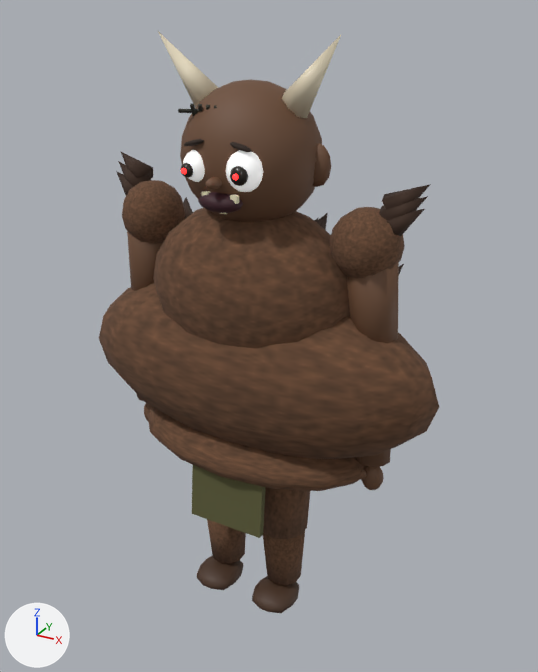
Renders of the glTF model src/Bertahan/Assets/Models/zombie_genderuwo.glb from each side of a commit.
Camera for both pictures: a camera (50 mm lens) standing at (1.49, -2.58, 2.65) and looking at (0.05, 0.04, 1.33). Lighting does not change. The marker at lower left points along +X, +Y and +Z. The older version comes first. Vertices at exactly the same position are counted once.

The first picture shows 'genderuwo'.
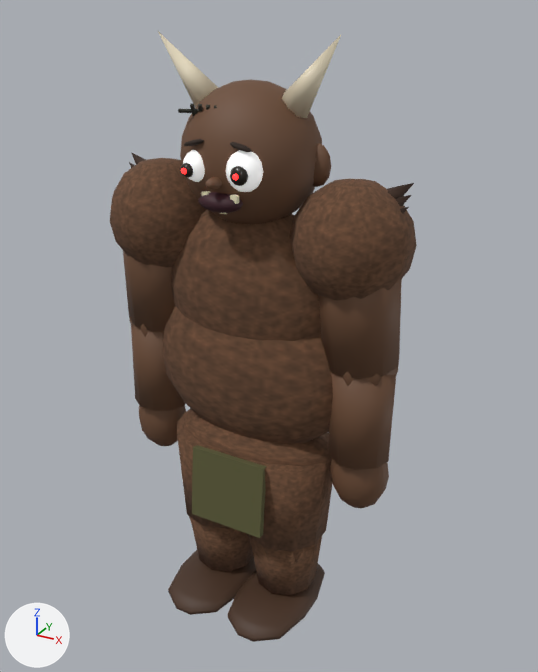
Location of each change, (x1, y1, x2, y2) in pixels of the pictures (538 x 672 px; the box of a moved part takes in the faces that stretch with it):
'genderuwo', reshaped (10% narrower): before (99, 30, 439, 613); after (110, 30, 417, 642)
part 1 of me_genderuwo, moved or reshaped (not visible before): after (330, 368, 398, 386)
part 2 of me_genderuwo, moved or reshaped: before (361, 466, 384, 490); after (330, 459, 389, 508)
part 3 of me_genderuwo, moved or reshaped (not visible before): after (129, 318, 165, 337)
part 4 of me_genderuwo, moved or reshaped (mostly hidden before): before (144, 403, 155, 421); after (139, 405, 186, 447)
part 5 of me_genderuwo, moved or reshaped: before (153, 208, 350, 348); after (170, 209, 321, 341)
part 6 of me_genderuwo, moved or reshaped: before (99, 283, 439, 459); after (162, 306, 333, 444)
part 7 of me_genderuwo, moved or reshaped: before (122, 180, 185, 244); after (110, 158, 207, 267)
part 8 of me_genderuwo, moved or reshaped: before (329, 207, 405, 278); after (290, 179, 417, 300)
part 9 of me_genderuwo, moved or reshaped: before (263, 487, 310, 540); after (245, 433, 333, 552)
part 10 of me_genderuwo, moved or reshaped (mostly hidden): before (268, 532, 304, 545); after (249, 537, 321, 563)
part 11 of me_genderuwo, moved or reshaped: before (263, 531, 305, 586); after (250, 536, 322, 596)
part 12 of me_genderuwo, moved or reshaped (not visible before): after (177, 419, 230, 528)
part 13 of me_genderuwo, moved or reshaped (not visible before): after (188, 515, 238, 540)
part 14 of me_genderuwo, moved or reshaped: before (207, 519, 246, 564); after (190, 517, 254, 572)
part 15 of me_genderuwo, moved or reshaped: before (147, 408, 365, 491); after (180, 408, 332, 466)
part 16 of me_genderuwo, moved or reshaped: before (252, 576, 299, 613); after (228, 563, 325, 642)
part 17 of me_genderuwo, moved or reshaped: before (197, 556, 243, 590); after (168, 550, 256, 615)
part 18 of me_genderuwo, moved or reshaped (not visible afterwards): before (318, 213, 328, 230)
part 19 of me_genderuwo, moved or reshaped: before (116, 152, 431, 467); after (123, 152, 414, 470)

Edits to the bpy script that builds the scene:
```text
Change me_genderuwo:
    remove me_genderuwo.from_pydata(...)  # 2248 vertices, 4240 faces; spans x -0.84..0.84, y -0.33..0.37, z -0.01..2.57
    add me_genderuwo.from_pydata(...)  # 2248 vertices, 4240 faces; spans x -0.67..0.67, y -0.39..0.37, z -0.01..2.57
    me_genderuwo part 1: the loose piece of 42 vertices spanning x 0.47..0.65, y -0.07..0.11, z 1.23..1.42 is scaled about its middle by 1.71, then moved by (-0.06, 0.0, 0.0)
    me_genderuwo part 2: the loose piece of 72 vertices spanning x 0.53..0.63, y -0.04..0.04, z 0.74..0.87 is scaled about its middle by 2.6, then moved by (-0.06, 0.0, 0.0)
    me_genderuwo part 3: the loose piece of 42 vertices spanning x -0.65..-0.47, y -0.07..0.11, z 1.23..1.42 is scaled about its middle by 1.71, then moved by (0.06, 0.0, 0.0)
    me_genderuwo part 4: the loose piece of 72 vertices spanning x -0.63..-0.53, y -0.04..0.04, z 0.74..0.87 is scaled about its middle by 2.6, then moved by (0.06, 0.0, 0.0)
    me_genderuwo part 5: the loose piece of 146 vertices spanning x -0.47..0.47, y -0.31..0.31, z 1.2..1.93 is scaled about its middle by (0.885, 0.658, 1)
    me_genderuwo part 6: the loose piece of 146 vertices spanning x -0.84..0.84, y -0.33..0.33, z 0.82..1.6 is scaled about its middle by (0.582, 0.658, 1)
    me_genderuwo part 7: the loose piece of 72 vertices spanning x -0.64..-0.36, y -0.14..0.14, z 1.68..1.97 is scaled about its middle by 1.71, then moved by (0.06, 0.0, 0.0)
    me_genderuwo part 8: the loose piece of 72 vertices spanning x 0.36..0.64, y -0.14..0.14, z 1.68..1.97 is scaled about its middle by 1.71, then moved by (-0.06, 0.0, 0.0)
    me_genderuwo part 9: the loose piece of 20 vertices spanning x 0.03..0.29, y -0.13..0.13, z 0.4..0.84 is scaled about its middle by (1.71, 1.71, 1), then moved by (0.01, 0.0, 0.0)
    me_genderuwo part 10: the loose piece of 42 vertices spanning x 0.05..0.27, y -0.12..0.1, z 0.29..0.51 is scaled about its middle by 1.71, then moved by (0.01, 0.0, 0.0)
    me_genderuwo part 11: the loose piece of 20 vertices spanning x 0.06..0.26, y -0.12..0.1, z 0.1..0.4 is scaled about its middle by (1.71, 1.71, 1), then moved by (0.01, 0.0, 0.0)
    me_genderuwo part 12: the loose piece of 20 vertices spanning x -0.29..-0.03, y -0.13..0.13, z 0.4..0.84 is scaled about its middle by (1.71, 1.71, 1), then moved by (-0.01, 0.0, 0.0)
    me_genderuwo part 13: the loose piece of 42 vertices spanning x -0.27..-0.05, y -0.12..0.1, z 0.29..0.51 is scaled about its middle by 1.71, then moved by (-0.01, 0.0, 0.0)
    me_genderuwo part 14: the loose piece of 20 vertices spanning x -0.26..-0.06, y -0.12..0.1, z 0.1..0.4 is scaled about its middle by (1.71, 1.71, 1), then moved by (-0.01, 0.0, 0.0)
    me_genderuwo part 15: the loose piece of 100 vertices spanning x -0.56..0.56, y -0.31..0.31, z 0.71..0.95 is scaled about its middle by (0.699, 0.658, 1)
    me_genderuwo part 16: the loose piece of 56 vertices spanning x 0.06..0.26, y -0.2..0.04, z -0.01..0.08 is scaled about its middle by (1.71, 2.6, 1), then moved by (0.01, 0.0, 0.0)
    me_genderuwo part 17: the loose piece of 56 vertices spanning x -0.26..-0.06, y -0.2..0.04, z -0.01..0.08 is scaled about its middle by (1.71, 2.6, 1), then moved by (-0.01, 0.0, 0.0)
    me_genderuwo part 18: the loose piece of 6 vertices spanning x 0.08..0.21, y 0.19..0.37, z 1.65..1.83 is moved by (-0.02, 0.0, 0.0)
    me_genderuwo part 19: 148 of 2248 vertices moved; they spanned x -0.71..0.71, y -0.1..0.35, z 0.89..2.06 and now span x -0.65..0.65, y -0.17..0.35, z 0.89..2.06; mean shift (0.0, 0.0, 0.0); largest move (0.42, 0.0, 1.83) -> (0.28, 0.0, 1.82)
    other edits to the shape of me_genderuwo do not show in these pictures
```
